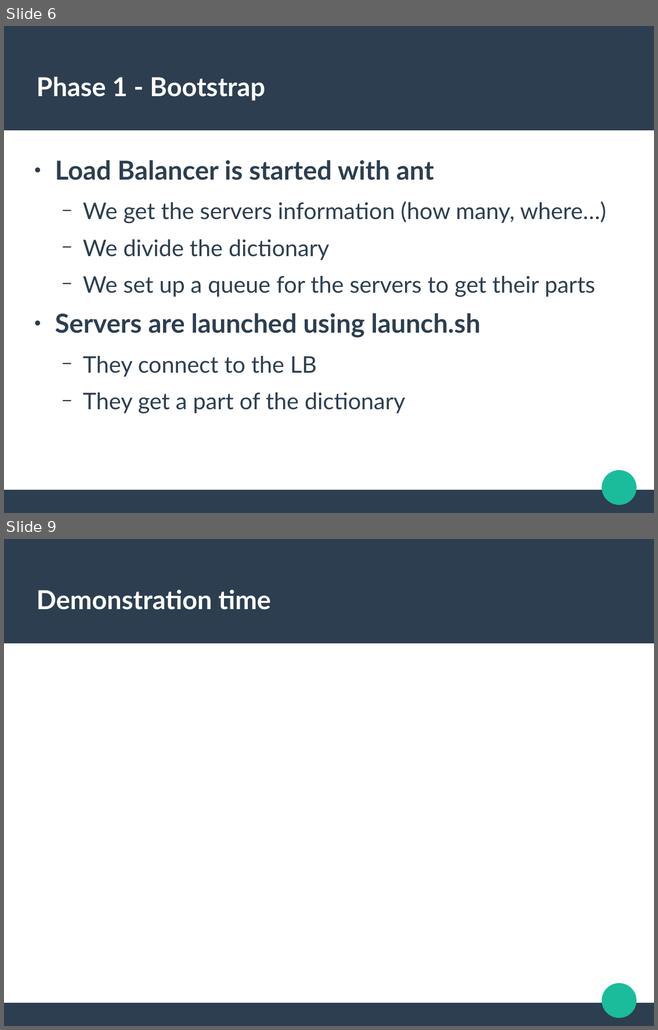
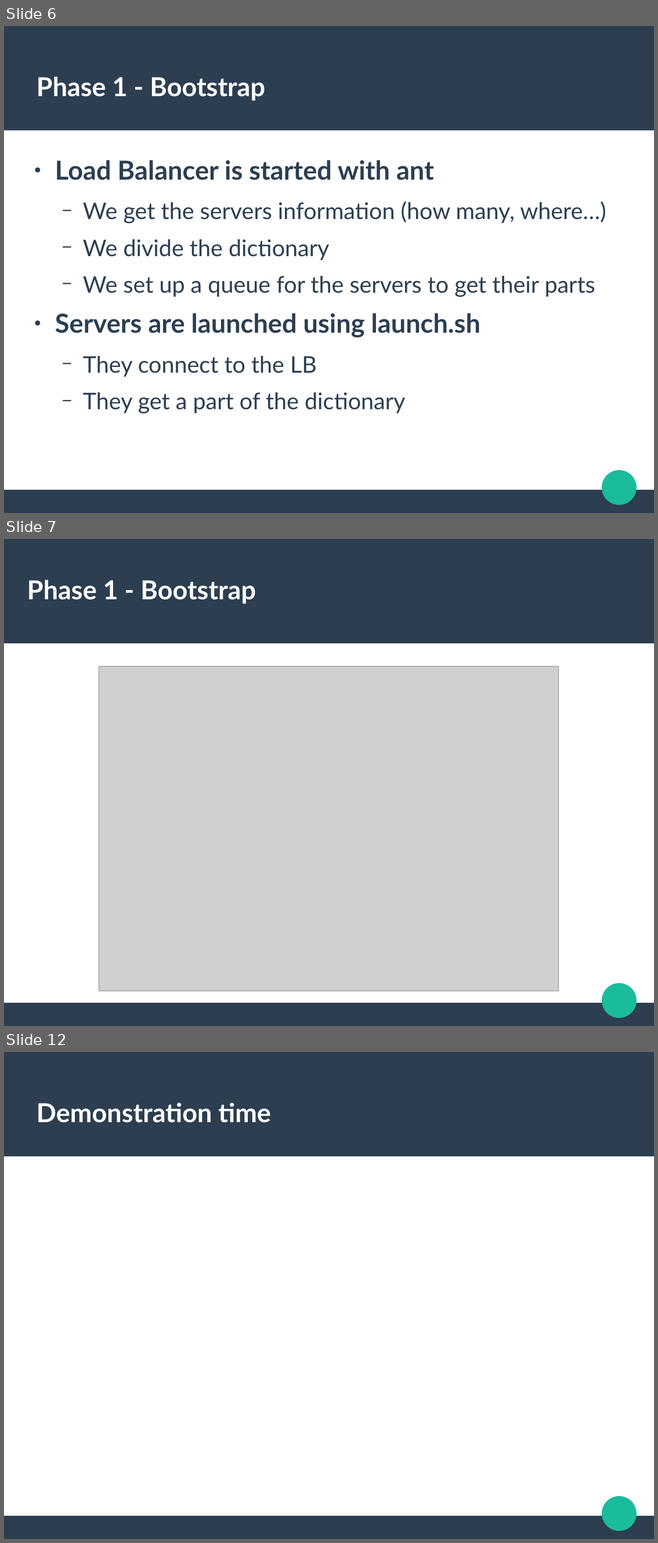
Before and after one commit to trandinhkhoa/distributed-system-project, a slide deck: presentation/defense.odp. Shown one above the other, each under a label of ours: slides 6 and 9 before the commit, slides 6, 7 and 12 after it; the slides between them are not shown. The pictures are 658x1030 and 658x1543 pixels, drawn with LibreOffice and Linux fonts; fonts in the diff are those of the drawing; grey boxes stand for pictures. Boxes give left, top, right and bottom in pixels: in the first picture for what was removed or moved away, otherwise in the second. Text is boxed around its words. In the diff, an @@ line names an element or a change of style, - is before the commit and + after.

Commit message:
Add pictures and some info for phases

```diff
--- a/presentation/defense.odp
+++ b/presentation/defense.odp
@@ slide 7 added at <box>4,539,654,1026</box>, background #FFFFFF; not listed: 3 template elements that a slide beside it also shows @@
@@ title added at <box>27,580,256,604</box>, 31.9 pt, text #FFFFFF, bold @@
+Phase 1 - Bootstrap
@@ picture added at <box>99,667,558,992</box> @@
@@ what was slide 9 is now slide 12 @@
```
Also in this commit, not shown: 3 slides changed, 3 other slides added, 1 slide removed.
